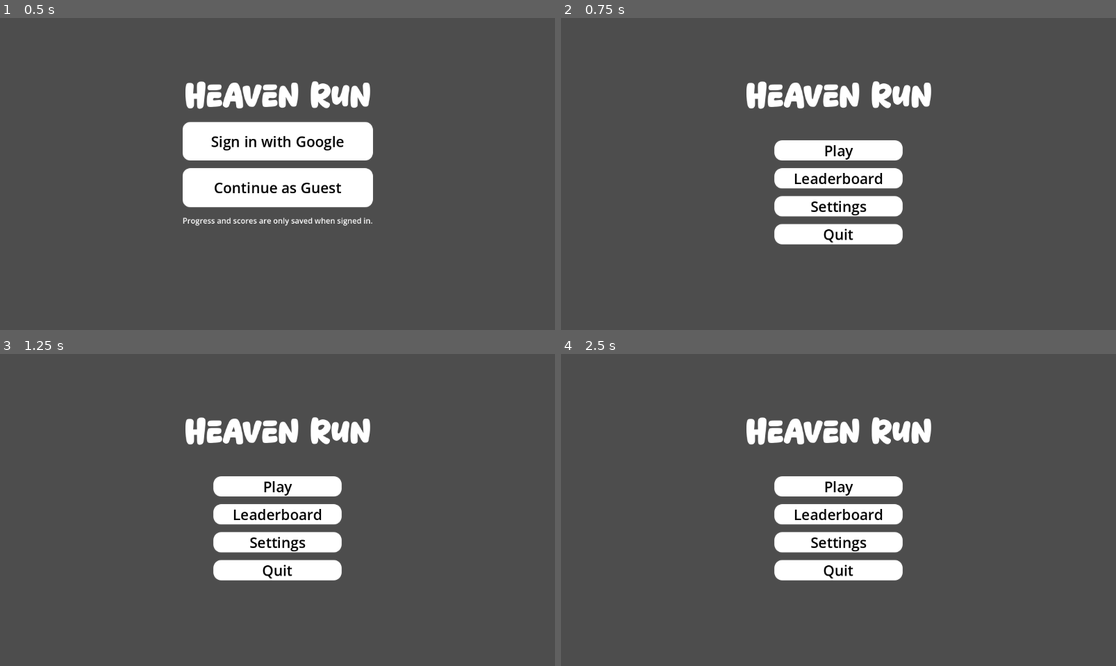
Above: before the commit, frames 1-4 (two rows, left to right).
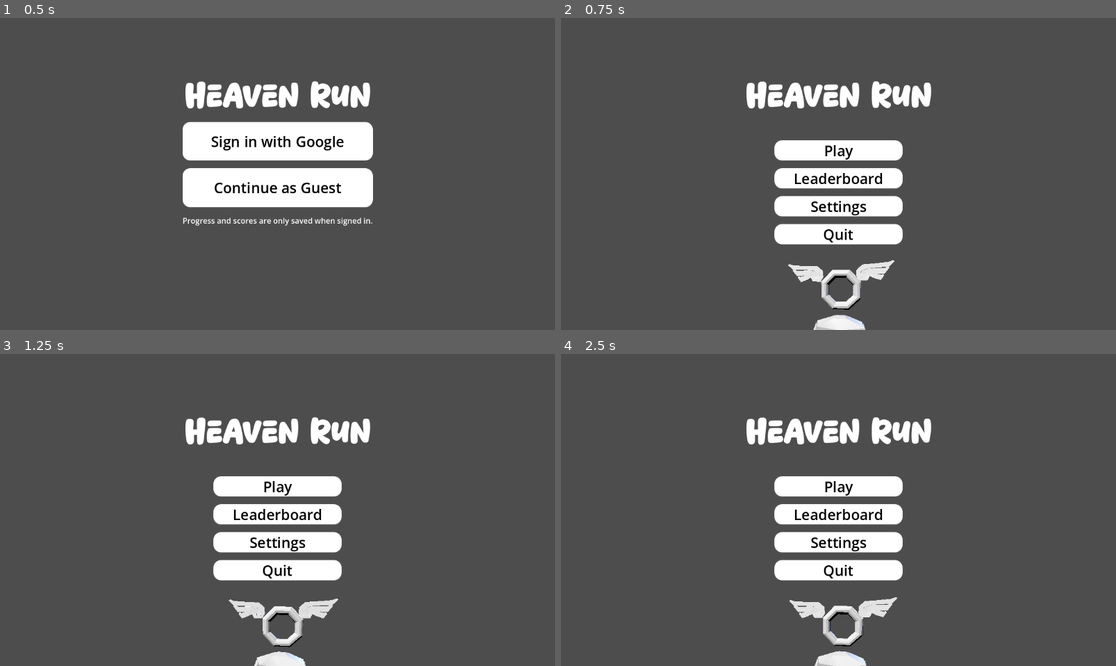
Above: after the commit, the same moments.

Repository: jpvds1/DDJD
Game: Godot game, scene res://scenes/game_controller.tscn
Same seed, same stepped clock (60 frames per second), same inputs: the game is played once before the commit and once after it.
Inputs:
- Up to frame 1 (0.5 s): no input
- Up to frame 2 (0.75 s): click "Continue as Guest" at 0.5 s
- Up to frame 3 (1.25 s): no input
- Up to frame 4 (2.5 s): click "Play" at 1.25 s; click "< Back" at 2 s

Frame 1 is identical in both runs. In frame 2, 1.4% of the frame differs, in the area x 40-61%, y 77-100%; in frame 3, 1.4%; in frame 4, 1.4%, in the area x 41-61%, y 77-100%.

Commit message:
feat: added viewport to main menu

Diff:
--- a/platformer-game/scenes/ui/main_menu.tscn
+++ b/platformer-game/scenes/ui/main_menu.tscn
@@ -2,6 +2,7 @@
 
 [ext_resource type="Script" uid="uid://baj50jniqbdfo" path="res://scripts/ui/main_menu.gd" id="1_fe2o3"]
 [ext_resource type="FontFile" uid="uid://blkcblbl8pyc1" path="res://assets/fonts/titles.ttf" id="1_sl1te"]
+[ext_resource type="PackedScene" uid="uid://jguqtkv8drl1" path="res://scenes/player/player_visuals.tscn" id="2_mm_pv"]
 
 [sub_resource type="StyleBoxFlat" id="StyleBoxFlat_87aya"]
 bg_color = Color(1, 1, 1, 1)
@@ -76,7 +77,6 @@
 theme_override_styles/focus = SubResource("StyleBoxEmpty_sl1te")
 text = "Play"
 
-
 [node name="Leaderboard" type="Button" parent="VBoxContainer2" unique_id=2019080867]
 layout_mode = 2
 size_flags_vertical = 3
@@ -119,6 +119,37 @@
 theme_override_styles/focus = SubResource("StyleBoxEmpty_sl1te")
 text = "Quit"
 
+[node name="CharacterPreview" type="SubViewportContainer" parent="." unique_id=500001001]
+layout_mode = 0
+offset_left = 426.0
+offset_top = 470.0
+offset_right = 726.0
+offset_bottom = 700.0
+stretch = true
+
+[node name="SubViewport" type="SubViewport" parent="CharacterPreview" unique_id=500001002]
+own_world_3d = true
+transparent_bg = true
+handle_input_locally = false
+size = Vector2i(300, 230)
+render_target_update_mode = 4
+
+[node name="Camera3D" type="Camera3D" parent="CharacterPreview/SubViewport" unique_id=500001003]
+transform = Transform3D(1, 0, 0, 0, 0.9961947, 0.08715574, 0, -0.08715574, 0.9961947, 0, 1.5, 1.35)
+current = true
+fov = 40.0
+
+[node name="KeyLight" type="DirectionalLight3D" parent="CharacterPreview/SubViewport" unique_id=500001004]
+transform = Transform3D(0.8660254, 0.3213938, -0.38302222, 0, 0.76604444, 0.6427876, 0.5, -0.55667037, 0.66341394, 0, 0, 0)
+light_energy = 1.2
+
+[node name="FillLight" type="DirectionalLight3D" parent="CharacterPreview/SubViewport" unique_id=500001005]
+transform = Transform3D(-0.8660254, -0.17101008, 0.46984637, 0, 0.9396926, 0.34202012, -0.50000006, 0.2961981, -0.81379765, 0, 0, 0)
+light_color = Color(0.65, 0.75, 1, 1)
+light_energy = 0.4
+
+[node name="PlayerVisuals" parent="CharacterPreview/SubViewport" unique_id=500001006 instance=ExtResource("2_mm_pv")]
+
 [connection signal="pressed" from="VBoxContainer2/Play" to="." method="_on_play_pressed"]
 [connection signal="pressed" from="VBoxContainer2/Leaderboard" to="." method="_on_leaderboard_pressed"]
 [connection signal="pressed" from="VBoxContainer2/Settings" to="." method="_on_settings_pressed"]
